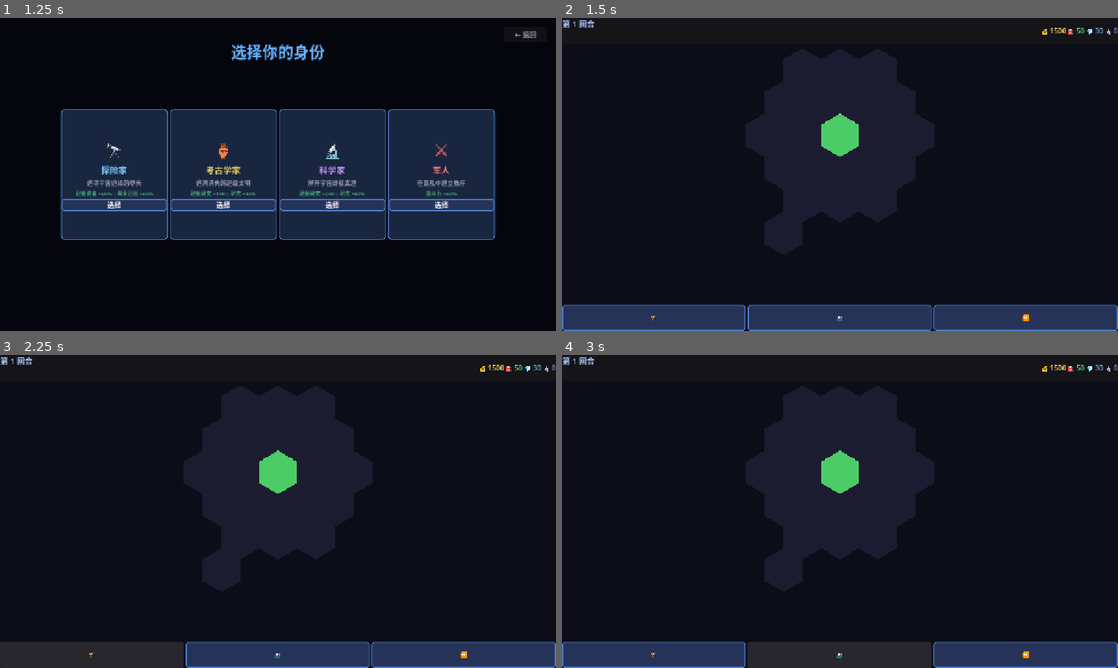
Above: before the commit, frames 1-4 (two rows, left to right).
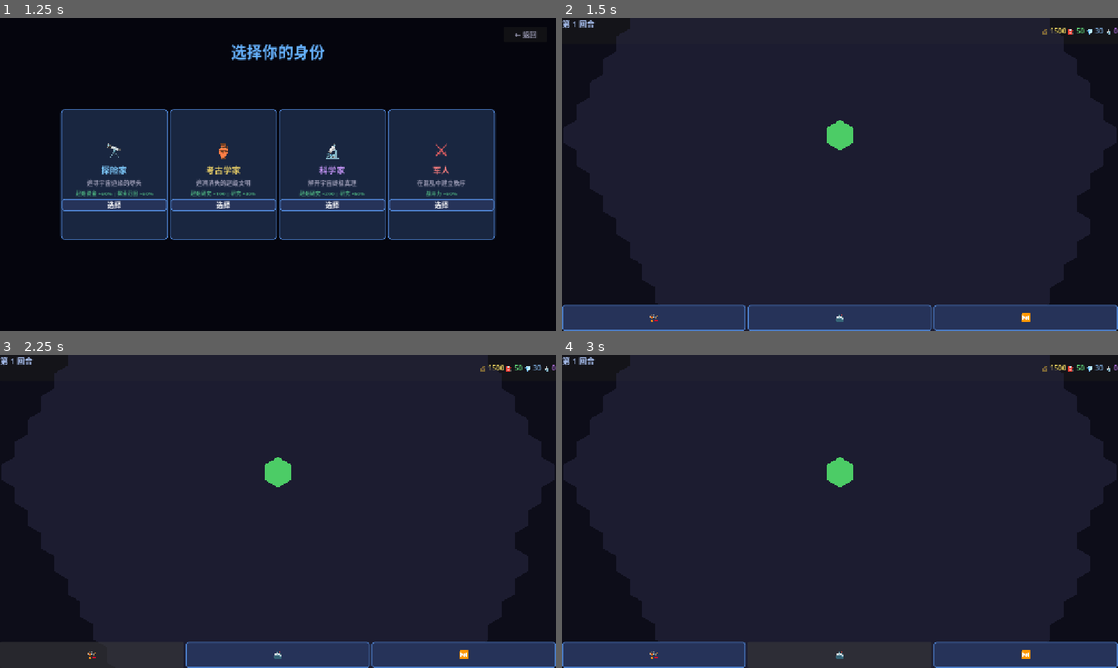
Above: after the commit, the same moments.

Repository: vidazzz/starzones-web-demo
Game: Godot game, scene res://Scenes/Main.tscn
Same seed, same stepped clock (60 frames per second), same inputs: the game is played once before the commit and once after it.
Inputs:
- Up to frame 1 (1.25 s): click "开始游戏" at 0.5 s
- Up to frame 2 (1.5 s): click "选择" at 1.25 s
- Up to frame 3 (2.25 s): click "🏗️" at 2 s
- Up to frame 4 (3 s): click "🚢" at 2.75 s

Frame 1 is identical in both runs. In frame 2, 0.4% of the frame differs, in the area x 15-90%, y 3-98%; in frame 3, 0.4%; in frame 4, 0.4%.

Commit message:
Add three-tier zone system with hexagonal map and drag support
- Implement three zone tiers: Crawling, Breakthrough, Transcendent
- Generate 300+ hex tiles with contour-based height map
- Add map dragging (mouse and touch support)
- Add click-outside to close zone info panel
- Fix fuel deduction logic
- Increase button font sizes for mobile

Co-Authored-By: Claude Opus 4.6 <noreply@anthropic.com>

Diff:
--- a/Scenes/GameUI.tscn
+++ b/Scenes/GameUI.tscn
@@ -14,19 +14,7 @@
 corner_radius_bottom_right = 6
 corner_radius_bottom_left = 6
 
-[sub_resource type="StyleBoxFlat" id="StyleBoxFlat_identity"]
-bg_color = Color(0.1, 0.15, 0.25, 1)
-border_width_left = 3
-border_width_top = 3
-border_width_right = 3
-border_width_bottom = 3
-border_color = Color(0.2, 0.4, 0.7, 1)
-corner_radius_top_left = 10
-corner_radius_top_right = 10
-corner_radius_bottom_right = 10
-corner_radius_bottom_left = 10
-
-[node name="GameUI" type="Control"]
+[node name="GameUI" type="Control" unique_id=1066300017]
 layout_mode = 3
 anchors_preset = 15
 anchor_right = 1.0
@@ -34,20 +22,19 @@
 grow_horizontal = 2
 grow_vertical = 2
 script = ExtResource("1_game_ui_ctrl")
-mouse_filter = 0
 
-[node name="TopBar" type="PanelContainer" parent="."]
+[node name="TopBar" type="PanelContainer" parent="." unique_id=1309733113]
 layout_mode = 1
 anchors_preset = 10
 anchor_right = 1.0
 offset_bottom = 60.0
 grow_horizontal = 2
 
-[node name="TopBarContent" type="HBoxContainer" parent="TopBar"]
+[node name="TopBarContent" type="HBoxContainer" parent="TopBar" unique_id=1804607855]
 layout_mode = 2
 theme_override_constants/separation = 10
 
-[node name="TurnLabel" type="Label" parent="TopBar/TopBarContent"]
+[node name="TurnLabel" type="Label" parent="TopBar/TopBarContent" unique_id=1989339323]
 layout_mode = 2
 size_flags_horizontal = 3
 size_flags_vertical = 1
@@ -55,55 +42,48 @@
 theme_override_font_sizes/font_size = 18
 text = "第 1 回合"
 
-[node name="Resources" type="HBoxContainer" parent="TopBar/TopBarContent"]
+[node name="Resources" type="HBoxContainer" parent="TopBar/TopBarContent" unique_id=1999949472]
 layout_mode = 2
 size_flags_horizontal = 3
-size_flags_vertical = 1
 alignment = 2
 
-[node name="CreditsLabel" type="Label" parent="TopBar/TopBarContent/Resources"]
+[node name="CreditsLabel" type="Label" parent="TopBar/TopBarContent/Resources" unique_id=1168596111]
 layout_mode = 2
 theme_override_colors/font_color = Color(1, 0.9, 0.4, 1)
 theme_override_font_sizes/font_size = 16
 text = "💰 1000"
 
-[node name="FuelLabel" type="Label" parent="TopBar/TopBarContent/Resources"]
+[node name="FuelLabel" type="Label" parent="TopBar/TopBarContent/Resources" unique_id=610767569]
 layout_mode = 2
-offset_left = 80.0
-offset_right = 150.0
 theme_override_colors/font_color = Color(0.4, 0.9, 0.5, 1)
 theme_override_font_sizes/font_size = 16
 text = "⛽ 50"
 
-[node name="MineralsLabel" type="Label" parent="TopBar/TopBarContent/Resources"]
+[node name="MineralsLabel" type="Label" parent="TopBar/TopBarContent/Resources" unique_id=1764959290]
 layout_mode = 2
-offset_left = 160.0
-offset_right = 230.0
 theme_override_colors/font_color = Color(0.5, 0.7, 0.9, 1)
 theme_override_font_sizes/font_size = 16
 text = "💎 30"
 
-[node name="ResearchLabel" type="Label" parent="TopBar/TopBarContent/Resources"]
+[node name="ResearchLabel" type="Label" parent="TopBar/TopBarContent/Resources" unique_id=93540437]
 layout_mode = 2
-offset_left = 240.0
-offset_right = 320.0
 theme_override_colors/font_color = Color(0.8, 0.5, 1, 1)
 theme_override_font_sizes/font_size = 16
 text = "🔬 0"
 
-[node name="CenterPanel" type="Control" parent="."]
+[node name="CenterPanel" type="Control" parent="." unique_id=371535599]
+z_index = 2
 layout_mode = 1
 anchors_preset = 15
 anchor_right = 1.0
 anchor_bottom = 1.0
 offset_top = 60.0
 offset_bottom = -70.0
+grow_horizontal = 2
+grow_vertical = 2
 mouse_filter = 2
 
-[node name="HexMapContainer" type="Node2D" parent="."]
-position = Vector2(640, 270)
-
-[node name="ZoneInfo" type="PanelContainer" parent="CenterPanel"]
+[node name="ZoneInfo" type="PanelContainer" parent="CenterPanel" unique_id=1995545785]
 visible = false
 layout_mode = 1
 anchors_preset = 8
@@ -119,26 +99,26 @@
 grow_vertical = 2
 mouse_filter = 2
 
-[node name="InfoContent" type="VBoxContainer" parent="CenterPanel/ZoneInfo"]
+[node name="InfoContent" type="VBoxContainer" parent="CenterPanel/ZoneInfo" unique_id=1424604156]
 layout_mode = 2
+theme_override_constants/separation = 8
 alignment = 1
-theme_override_constants/separation = 8
 
-[node name="ZoneName" type="Label" parent="CenterPanel/ZoneInfo/InfoContent"]
+[node name="ZoneName" type="Label" parent="CenterPanel/ZoneInfo/InfoContent" unique_id=912769298]
 layout_mode = 2
 theme_override_colors/font_color = Color(0.5, 0.8, 1, 1)
 theme_override_font_sizes/font_size = 20
 text = "地球圈"
 horizontal_alignment = 1
 
-[node name="ZoneType" type="Label" parent="CenterPanel/ZoneInfo/InfoContent"]
+[node name="ZoneType" type="Label" parent="CenterPanel/ZoneInfo/InfoContent" unique_id=1608379854]
 layout_mode = 2
 theme_override_colors/font_color = Color(0.6, 0.6, 0.7, 1)
 theme_override_font_sizes/font_size = 14
 text = "超光速界区 (FTL)"
 horizontal_alignment = 1
 
-[node name="ZoneDesc" type="Label" parent="CenterPanel/ZoneInfo/InfoContent"]
+[node name="ZoneDesc" type="Label" parent="CenterPanel/ZoneInfo/InfoContent" unique_id=653149225]
 layout_mode = 2
 theme_override_colors/font_color = Color(0.7, 0.7, 0.7, 1)
 theme_override_font_sizes/font_size = 12
@@ -146,21 +126,23 @@
 horizontal_alignment = 1
 autowrap_mode = 2
 
-[node name="ZoneStats" type="Label" parent="CenterPanel/ZoneInfo/InfoContent"]
+[node name="ZoneStats" type="Label" parent="CenterPanel/ZoneInfo/InfoContent" unique_id=1726099163]
 layout_mode = 2
 theme_override_colors/font_color = Color(0.5, 0.5, 0.5, 1)
 theme_override_font_sizes/font_size = 12
 text = "科技等级: 8 | 威胁: 0"
 horizontal_alignment = 1
 
-[node name="TravelButton" type="Button" parent="CenterPanel/ZoneInfo/InfoContent"]
+[node name="TravelButton" type="Button" parent="CenterPanel/ZoneInfo/InfoContent" unique_id=1117250855]
 layout_mode = 2
-offset_top = 10.0
+theme_override_font_sizes/font_size = 22
 theme_override_styles/normal = SubResource("StyleBoxFlat_button")
-theme_override_font_sizes/font_size = 16
 text = "确认前往"
 
-[node name="BottomBar" type="HBoxContainer" parent="."]
+[node name="HexMapContainer" type="Node2D" parent="." unique_id=328149669]
+position = Vector2(640, 270)
+
+[node name="BottomBar" type="HBoxContainer" parent="." unique_id=1857798812]
 layout_mode = 1
 anchors_preset = 12
 anchor_top = 1.0
@@ -171,23 +153,23 @@
 grow_vertical = 0
 theme_override_constants/separation = 5
 
-[node name="BuildButton" type="Button" parent="BottomBar"]
+[node name="BuildButton" type="Button" parent="BottomBar" unique_id=608106065]
 layout_mode = 2
 size_flags_horizontal = 3
+theme_override_font_sizes/font_size = 22
 theme_override_styles/normal = SubResource("StyleBoxFlat_button")
-theme_override_font_sizes/font_size = 16
 text = "🏗️"
 
-[node name="FleetButton" type="Button" parent="BottomBar"]
+[node name="FleetButton" type="Button" parent="BottomBar" unique_id=1734674314]
 layout_mode = 2
 size_flags_horizontal = 3
+theme_override_font_sizes/font_size = 22
 theme_override_styles/normal = SubResource("StyleBoxFlat_button")
-theme_override_font_sizes/font_size = 16
 text = "🚢"
 
-[node name="EndTurnButton" type="Button" parent="BottomBar"]
+[node name="EndTurnButton" type="Button" parent="BottomBar" unique_id=126905412]
 layout_mode = 2
 size_flags_horizontal = 3
+theme_override_font_sizes/font_size = 22
 theme_override_styles/normal = SubResource("StyleBoxFlat_button")
-theme_override_font_sizes/font_size = 16
 text = "⏭️"
--- a/Scripts/GameManager.gd
+++ b/Scripts/GameManager.gd
@@ -18,7 +18,7 @@
 var current_zone: Object
 
 var discovered_zone_count: int = 1
-var total_zones: int = 20
+var total_zones: int = 350  # 300+ 地块
 var story_fragments: Array = []
 
 enum GamePhase { MENU, IDENTITY_SELECT, PLAYING, PAUSED, GAME_OVER }
@@ -80,21 +80,27 @@
 	print("Discovered new zone: ", zone.name)
 
 func travel_to_zone(target_zone):
-	if not target_zone.discovered:
-		explore_zone(target_zone)
-
-	var fuel_cost = 10
-	if target_zone.type == 1:  # SUB_LIGHT
-		fuel_cost = 20
+	# 根据离开界区的类型决定燃料消耗
+	# 爬行界：20, 飞跃界：10, 超限界：5
+	var current_tier = current_zone.tier if "tier" in current_zone else 0
+	var fuel_cost = 20
+	match current_tier:
+		0: fuel_cost = 20  # 爬行界
+		1: fuel_cost = 10  # 飞跃界
+		2: fuel_cost = 5   # 超限界
 
 	if fuel < fuel_cost:
 		print("Not enough fuel!")
 		return false
 
+	# 检查燃料后再探索
+	if not target_zone.discovered:
+		explore_zone(target_zone)
+
 	fuel -= fuel_cost
 	current_zone = target_zone
 
-	print("Traveled to ", target_zone.name)
+	print("Traveled to ", target_zone.name, " (cost: ", fuel_cost, " fuel)")
 	return true
 
 func purchase_ship(ship_type: int):
--- a/Scripts/GameUIController.gd
+++ b/Scripts/GameUIController.gd
@@ -6,6 +6,14 @@
 var hex_map: HexMap = null
 var pending_zone = null  # 待确认移动的区域
 var pending_fuel_cost = 0  # 待确认的燃料消耗
+
+# 拖动相关变量
+var is_dragging: bool = false
+var drag_start_pos: Vector2 = Vector2.ZERO
+var hex_map_start_pos: Vector2 = Vector2.ZERO
+
+# 拖动阈值（像素）
+const DRAG_THRESHOLD = 10.0
 
 func _ready():
 	# 延迟一帧后再连接信号
@@ -13,12 +21,80 @@
 	_connect_signals()
 
 func _input(event):
+	# 处理地图拖动（鼠标和触摸）
+	var zone_info = get_node_or_null("CenterPanel/ZoneInfo")
+	var panel_visible = zone_info and zone_info.visible
+
+	# 触摸事件处理
+	if event is InputEventScreenTouch:
+		if event.pressed:
+			# 准备拖动（但不立即开始）
+			if not panel_visible:
+				drag_start_pos = event.position
+				var container = get_node_or_null("HexMapContainer")
+				if container:
+					hex_map_start_pos = container.position
+		else:
+			# 结束拖动
+			is_dragging = false
+
+	elif event is InputEventScreenDrag:
+		# 检查是否超过拖动阈值
+		var diff = (event.position - drag_start_pos).length()
+		if diff > DRAG_THRESHOLD:
+			is_dragging = true
+		# 拖动地图
+		var container = get_node_or_null("HexMapContainer")
+		if container:
+			var move_diff = event.position - drag_start_pos
+			container.position = hex_map_start_pos + move_diff
+		return
+
+	# 鼠标事件处理
+	if event is InputEventMouseButton:
+		if event.button_index == MOUSE_BUTTON_LEFT:
+			if event.pressed:
+				# 准备拖动（但不立即开始）
+				if not panel_visible:
+					drag_start_pos = event.position
+					var container = get_node_or_null("HexMapContainer")
+					if container:
+						hex_map_start_pos = container.position
+			else:
+				# 结束拖动
+				is_dragging = false
+
+	elif event is InputEventMouseMotion and not event.button_mask == 0:
+		# 检查是否超过拖动阈值
+		var diff = (event.position - drag_start_pos).length()
+		if diff > DRAG_THRESHOLD:
+			is_dragging = true
+			# 拖动地图
+			var container = get_node_or_null("HexMapContainer")
+			if container:
+				var move_diff = event.position - drag_start_pos
+				container.position = hex_map_start_pos + move_diff
+
+	# 如果正在拖动，不处理点击
+	if is_dragging:
+		return
+
 	if event is InputEventMouseButton and event.pressed and event.button_index == MOUSE_BUTTON_LEFT:
-		# 如果区域信息面板正在显示，禁止点击地块
-		var zone_info = get_node_or_null("CenterPanel/ZoneInfo")
-		if zone_info and zone_info.visible:
+		# 如果区域信息面板正在显示
+		if panel_visible:
+			# 检查点击是否在面板内
+			var panel_rect = zone_info.get_global_rect()
+			var mouse_pos = get_global_mouse_position()
+
+			# 如果点击在面板外，关闭面板
+			if not panel_rect.has_point(mouse_pos):
+				_close_zone_panel()
+				return
+
+			# 点击在面板内，不处理地块点击
 			return
 
+		# 面板未显示，检查地块点击
 		if hex_map:
 			var mouse_pos = get_global_mouse_position()
 			# 检查点击了哪个地块
@@ -28,6 +104,14 @@
 					hex_map._on_hex_clicked(tile.hex_coords)
 					break
 
+func _close_zone_panel():
+	# 关闭面板并清除待确认状态
+	var zone_info = get_node_or_null("CenterPanel/ZoneInfo")
+	if zone_info:
+		zone_info.visible = false
+	pending_zone = null
+	pending_fuel_cost = 0
+
 func setup_hex_map_internal():
 	var gm = get_tree().get_first_node_in_group("game_manager")
 	if not gm:
@@ -115,6 +199,11 @@
 
 	# 如果有待确认的区域，执行移动
 	if pending_zone:
+		# 检查燃料是否足够
+		if gm.fuel < pending_fuel_cost:
+			print("燃料不足！")
+			return
+
 		# 未探索区域需要先消耗燃料探索
 		if not pending_zone.discovered:
 			gm.fuel -= pending_fuel_cost
--- a/Scripts/HexMap.gd
+++ b/Scripts/HexMap.gd
@@ -6,8 +6,8 @@
 
 signal move_requested(zone_data, fuel_cost)
 
-@export var hex_size: float = 50.0
-@export var map_radius: int = 2  # 地图半径
+@export var hex_size: float = 35.0
+@export var map_radius: int = 12  # 地图半径 (12 ≈ 469 地块，满足300+要求)
 
 var hex_tiles: Dictionary = {}  # hex_coords hash -> HexTile
 
@@ -70,24 +70,106 @@
 	# 1. 生成六边形网格坐标
 	var hex_coords_list = _generate_spiral_hexagons(map_radius)
 
-	# 2. 确保有足够的格子
-	if hex_coords_list.size() < zones.size():
-		var new_radius = map_radius + 1
-		while hex_coords_list.size() < zones.size():
-			hex_coords_list = _generate_spiral_hexagons(new_radius)
-			new_radius += 1
-
-	# 3. 将 ZoneData 分配到各个坐标
+	# 2. 确保有足够的格子（至少300个）
+	while hex_coords_list.size() < 300:
+		map_radius += 1
+		hex_coords_list = _generate_spiral_hexagons(map_radius)
+
+	# 3. 生成等高线高度图（使用同心圆+噪声）
+	var height_map = _generate_contour_map(hex_coords_list)
+
+	# 4. 将 ZoneData 分配到各个坐标
 	var zone_index = 0
 	for coords in hex_coords_list:
 		if zone_index >= zones.size():
 			break
 		var zone = zones[zone_index]
+		# 设置高度和界区层级
+		zone.height = height_map[coords.hash()]
+		zone.tier = _get_tier_from_height(zone.height)
+		zone.tier_name = _get_tier_name(zone.tier)
+		zone.description = _generate_tier_description(zone)
 		_create_hex_tile(coords, zone)
 		zone_index += 1
 
-	# 4. 更新初始状态
+	# 5. 更新初始状态
 	_update_tile_states()
+
+# 生成等高线地图 - 使用同心圆 + 噪声
+func _generate_contour_map(hex_coords_list: Array) -> Dictionary:
+	var rng = RandomNumberGenerator.new()
+	rng.randomize()
+
+	var height_map = {}
+	var center = HexCoord.new(0, 0)
+
+	# 找出最大距离
+	var max_dist = 0.0
+	for coords in hex_coords_list:
+		var dist = hex_distance(center, coords)
+		if dist > max_dist:
+			max_dist = dist
+
+	# 为每个坐标生成高度
+	for coords in hex_coords_list:
+		var dist = hex_distance(center, coords)
+		var normalized_dist = dist / max_dist if max_dist > 0 else 0.0
+
+		# 基础高度：中心低，边缘高（同心圆）
+		var base_height = normalized_dist
+
+		# 添加一些随机噪声变化
+		var noise = rng.randf_range(-0.15, 0.15)
+
+		# 限制高度在 0.0 - 1.0 范围内
+		var height = clampf(base_height + noise, 0.0, 1.0)
+
+		height_map[coords.hash()] = height
+
+	return height_map
+
+# 计算两个六边形之间的距离
+func hex_distance(a, b) -> float:
+	var a_s = -a.q - a.r
+	var b_s = -b.q - b.r
+	return (abs(a.q - b.q) + abs(a.r - b.r) + abs(a_s - b_s)) / 2.0
+
+# 根据高度确定界区层级
+func _get_tier_from_height(height: float) -> int:
+	if height < 0.33:
+		return 0  # 爬行界
+	elif height < 0.66:
+		return 1  # 飞跃界
+	else:
+		return 2  # 超限界
+
+func _get_tier_name(tier: int) -> String:
+	match tier:
+		0: return "爬行界"
+		1: return "飞跃界"
+		2: return "超限界"
+		_: return "未知界区"
+
+func _generate_tier_description(zone) -> String:
+	var tier_desc = ""
+	match zone.tier:
+		0:  # 爬行界
+			tier_desc = "低地爬行界区，技术落后，光速限制严格。"
+			zone.speed_limit = 0.5
+			zone.can_ftl = false
+			zone.can_warp = false
+		1:  # 飞跃界
+			tier_desc = "中高地飞跃界区，可以进行有限的超光速航行。"
+			zone.speed_limit = 5.0
+			zone.can_ftl = true
+			zone.can_warp = false
+		2:  # 超限界
+			tier_desc = "高地超限界区，科技发达，可进行超光速航行和空间跳跃。"
+			zone.speed_limit = 10.0
+			zone.can_ftl = true
+			zone.can_warp = true
+
+	return tier_desc + " 科技等级: " + str(zone.tech_level) + " | 威胁: " + str(zone.threat_level)
 
 # 生成螺旋六边形网格（从中心向外）
 func _generate_spiral_hexagons(radius: int) -> Array:
@@ -163,18 +245,22 @@
 		return
 
 	var target_zone = tile.zone_data
-	var fuel_cost = 10 if target_zone.type == 0 else 20
-
-	# 检查燃料是否足够（探索+移动需要相同的燃料）
-	if gm.fuel < fuel_cost:
-		print("燃料不足，无法前往！")
-		return
+
+	# 根据离开界区的类型决定燃料消耗
+	# 爬行界：20, 飞跃界：10, 超限界：5
+	var current_tier = 0
+	if gm and gm.current_zone and "tier" in gm.current_zone:
+		current_tier = gm.current_zone.tier
+
+	var fuel_cost = 20
+	match current_tier:
+		0: fuel_cost = 20  # 爬行界
+		1: fuel_cost = 10  # 飞跃界
+		2: fuel_cost = 5   # 超限界
 
 	# 发出移动请求信号，显示确认面板
+	# 燃料扣除由 GameUIController 在用户确认后处理
 	move_requested.emit(target_zone, fuel_cost)
-	if gm.travel_to_zone(target_zone):
-		# 更新地图状态（显示新位置等）
-		_update_tile_states()
 
 # 更新所有瓦片状态
 func _update_tile_states():
--- a/Scripts/HexTile.gd
+++ b/Scripts/HexTile.gd
@@ -18,10 +18,18 @@
 @onready var collision_polygon = $CollisionPolygon2D
 
 # 颜色定义
+# 三级界区颜色（等高线风格）
+# 爬行界（低地）: 棕绿色系
+# 飞跃界（中地）: 蓝紫色系
+# 超限界（高地）: 金白色系
+const COLOR_CRAWLING = Color(0.35, 0.45, 0.3, 0.95)    # 爬行界 - 棕绿
+const COLOR_BREAKTHROUGH = Color(0.3, 0.35, 0.6, 0.95) # 飞跃界 - 蓝紫
+const COLOR_TRANSCENDENT = Color(0.7, 0.6, 0.3, 0.95)  # 超限界 - 金色
+
 const COLOR_HIDDEN = Color(0.15, 0.15, 0.25, 0.6)     # 未探索 - 半透明暗色
-const COLOR_REVEALED = Color(0.2, 0.35, 0.55, 0.95)    # 已探索 - 蓝色
+const COLOR_REVEALED = Color(0.2, 0.35, 0.55, 0.95)    # 已探索 - 蓝色（后备）
 const COLOR_CURRENT = Color(0.3, 0.8, 0.4, 1.0)        # 当前所在 - 绿色
-const COLOR_HOVER = Color(0.4, 0.5, 0.7, 1.0)          # 悬停 - 高亮
+const COLOR_HOVER = Color(0.5, 0.6, 0.8, 1.0)          # 悬停 - 高亮
 
 func _ready():
 	_generate_hexagon()
@@ -69,8 +77,14 @@
 		polygon.color = COLOR_CURRENT
 	elif is_hovered and is_revealed:
 		polygon.color = COLOR_HOVER
-	elif is_revealed:
-		polygon.color = COLOR_REVEALED
+	elif is_revealed and zone_data:
+		# 根据界区层级显示不同颜色
+		var tier = zone_data.tier if "tier" in zone_data else 0
+		match tier:
+			0: polygon.color = COLOR_CRAWLING   # 爬行界
+			1: polygon.color = COLOR_BREAKTHROUGH  # 飞跃界
+			2: polygon.color = COLOR_TRANSCENDENT   # 超限界
+			_: polygon.color = COLOR_REVEALED
 	else:
 		polygon.color = COLOR_HIDDEN
 
--- a/Scripts/ZoneDB.gd
+++ b/Scripts/ZoneDB.gd
@@ -3,16 +3,22 @@
 
 enum ZoneType { FTL, SUB_LIGHT, SPECIAL }
 
+# 三级界区：爬行界（低地）-> 飞跃界（中高地）-> 超限界（高地）
+enum ZoneTier { CRAWLING = 0, BREAKTHROUGH = 1, TRANSCENDENT = 2 }
+
 class ZoneData:
 	var id: String
 	var name: String
 	var type: int
+	var tier: int  # ZoneTier 枚举值
+	var tier_name: String
 	var description: String
 
 	var can_warp: bool
 	var can_ftl: bool
 	var speed_limit: float
 	var tech_level: int
+	var height: float  # 等高线高度值 (0.0 - 1.0)
 
 	var fuel_production: int
 	var mineral_production: int
@@ -26,12 +32,15 @@
 func generate_galaxy(zone_count: int = 20) -> Array:
 	var zones = []
 
-	# 家乡界区
+	# 家乡界区 - 爬行界（最低层）
 	var home = ZoneData.new()
 	home.id = "home_zone"
 	home.name = "地球圈"
 	home.type = ZoneType.FTL
-	home.description = "人类的母星所在的繁荣界区"
+	home.tier = ZoneTier.CRAWLING
+	home.tier_name = "爬行界"
+	home.height = 0.1  # 最低高度
+	home.description = "人类的母星所在的繁荣爬行界区"
 	home.can_warp = true
 	home.can_ftl = true
 	home.speed_limit = 10.0
@@ -43,7 +52,7 @@
 	home.threat_level = 0
 	zones.append(home)
 
-	# 生成其他界区
+	# 生成其他界区 - 高度将在 HexMap 中基于等高线分配
 	var rng = RandomNumberGenerator.new()
 	rng.randomize()
 
@@ -53,6 +62,7 @@
 		zone.id = "zone_" + str(i)
 		zone.name = _generate_name(is_ftl, rng)
 		zone.type = ZoneType.FTL if is_ftl else ZoneType.SUB_LIGHT
+		zone.height = rng.randf()  # 临时值，会被 HexMap 覆盖
 		zone.can_warp = is_ftl
 		zone.can_ftl = is_ftl
 		zone.speed_limit = rng.randf_range(5.0, 10.0) if is_ftl else rng.randf_range(0.5, 1.0)
@@ -84,3 +94,23 @@
 		return prefixes_ftl[rng.randi() % prefixes_ftl.size()] + cores_ftl[rng.randi() % cores_ftl.size()] + "星域"
 	else:
 		return prefixes_sub[rng.randi() % prefixes_sub.size()] + cores_sub[rng.randi() % cores_sub.size()] + "区"
+
+# 根据高度确定界区层级
+func get_tier_from_height(height: float) -> int:
+	if height < 0.33:
+		return ZoneTier.CRAWLING
+	elif height < 0.66:
+		return ZoneTier.BREAKTHROUGH
+	else:
+		return ZoneTier.TRANSCENDENT
+
+func get_tier_name(tier: int) -> String:
+	match tier:
+		ZoneTier.CRAWLING:
+			return "爬行界"
+		ZoneTier.BREAKTHROUGH:
+			return "飞跃界"
+		ZoneTier.TRANSCENDENT:
+			return "超限界"
+		_:
+			return "未知界区"
Not shown, changed: Assets/icon.svg.import
Not shown: 1 places in Scenes/GameUI.tscn that only renumber resources
